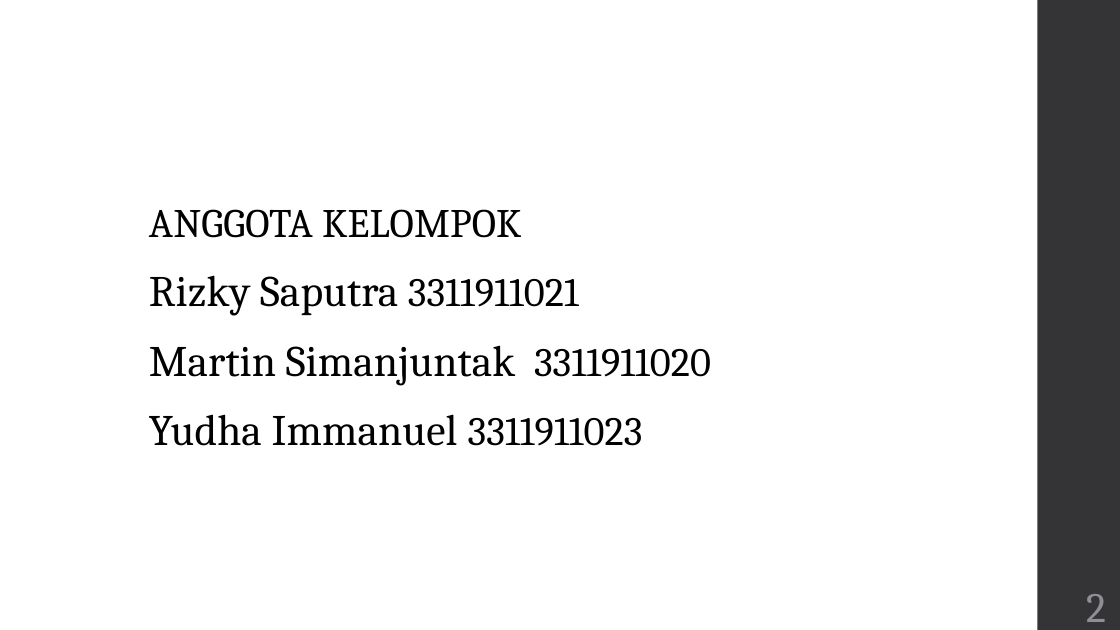
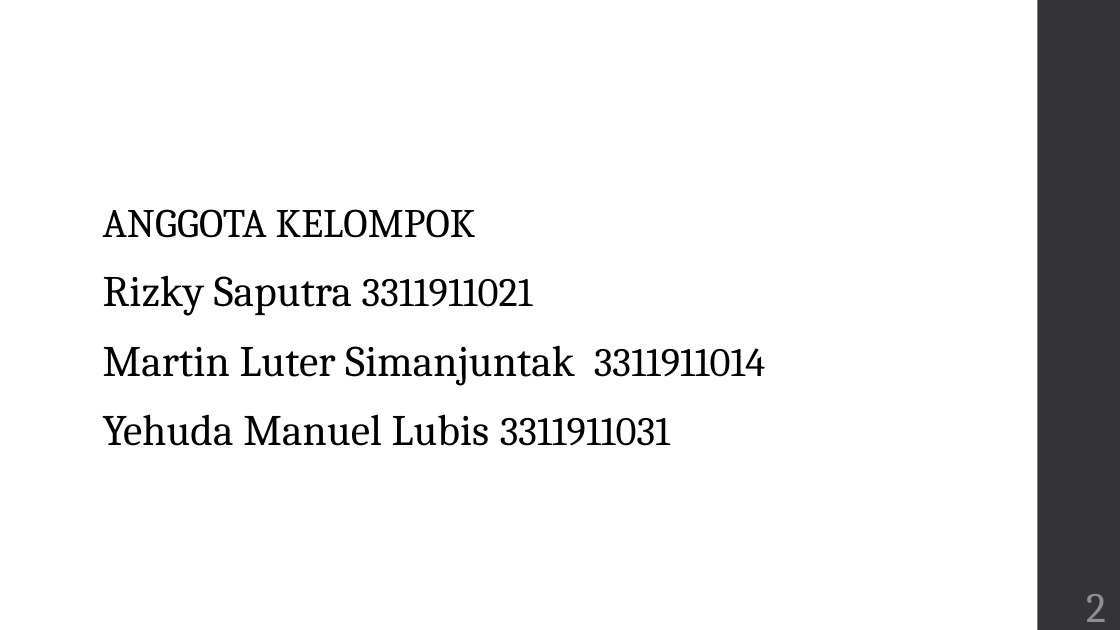
Before and after one commit to sadmiral98/TBDatamining, a slide deck: slide 2 of Tugas Besar Data Mining.pptx. Drawn at 1120x630 pixels with LibreOffice and Linux fonts; fonts in the diff are those of the drawing. Boxes give left, top, right and bottom in pixels: in the first picture for what was removed or moved away, otherwise in the second. Text is boxed around its words. In the diff, an @@ line names an element or a change of style, - is before the commit and + after.

```diff
--- a/Tugas Besar Data Mining.pptx
+++ b/Tugas Besar Data Mining.pptx
@@ text "ANGGOTA KELOMPOK": place and size @@
-text "ANGGOTA KELOMPOK" at (149,209,711,446)
+text "ANGGOTA KELOMPOK" at (103,209,766,446)
@@ text at (103,345,766,446): text changed @@
-Martin Simanjuntak 3311911020
-Yudha Immanuel 3311911023
+Martin Luter Simanjuntak 3311911014
+Yehuda Manuel Lubis 3311911031
```
Also in this commit, not shown: 1 other slide changed.
